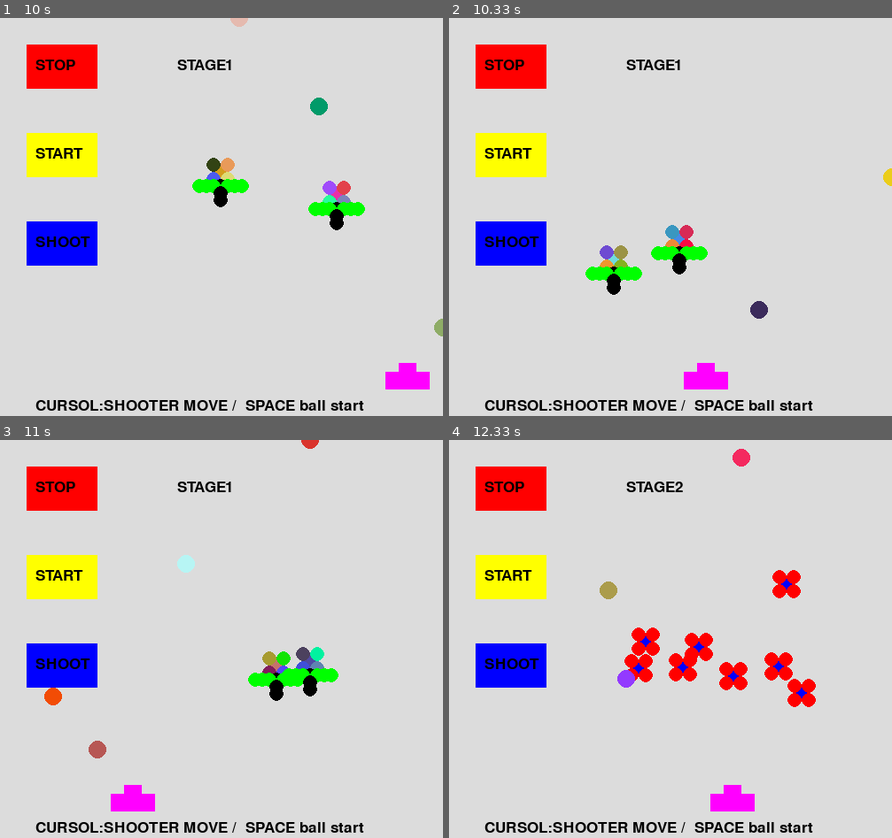
Above: before the commit, frames 1-4 (two rows, left to right).
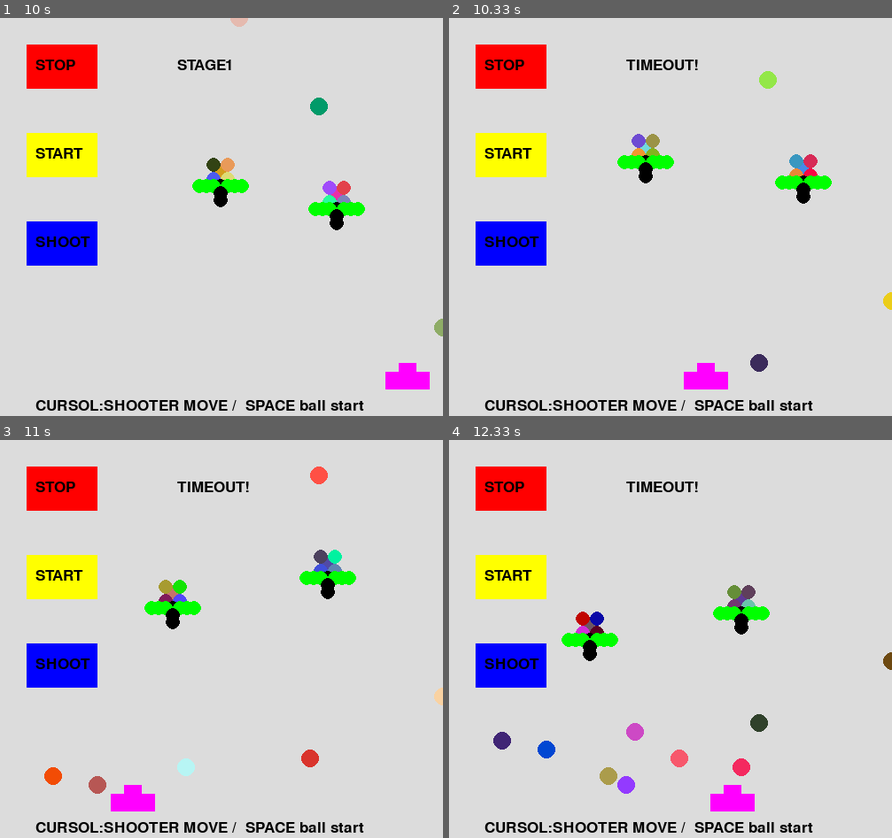
Above: after the commit, the same moments.

Repository: snc29654/pygame
Game: pygame game, started from invador_scenario.py
Two runs of this game, one before a commit and one after it. Both use one fixed random seed, a clock stepped at 60 frames per second and the inputs below.
Inputs:
- Up to frame 1 (10 s): hold Left 0.33-0.87 s; hold Left 0.9-1.3 s; tap Space at 0.97, 1.27, 1.4, 1.7, 2.07, 2.37, 2.57, 2.87, 3.07, 3.37, 3.57, 3.87, 4.13, 4.43, 4.57, 4.87, 5.23, 5.53, 5.73, 6.03, 6.23, 6.53, 6.73, 7.03, 7.3, 7.6, 7.73, 8.03, 8.4, 8.7, 8.9, 9.2, 9.4, 9.7, 9.9 s; hold Right 1.33-1.97 s; hold Left 2-2.47 s; hold Right 2.5-2.97 s; hold Right 3-3.47 s; hold Left 3.5-4.03 s; hold Left 4.07-4.47 s; hold Right 4.5-5.13 s; hold Left 5.17-5.63 s; hold Right 5.67-6.13 s; hold Right 6.17-6.63 s; hold Left 6.67-7.2 s; hold Left 7.23-7.63 s; hold Right 7.67-8.3 s; hold Left 8.33-8.8 s; hold Right 8.83-9.3 s; hold Right 9.33-9.8 s; hold Left from 9.83 s (still down)
- Up to frame 2 (10.33 s): keep holding Left; tap Space at 10.2 s
- Up to frame 3 (11 s): release Left at 10.37 s; hold Left 10.4-10.8 s; tap Space at 10.47, 10.77, 10.9 s; hold Right from 10.83 s (still down)
- Up to frame 4 (12.33 s): tap Space at 11.2, 11.57, 11.87, 12.07 s; release Right at 11.47 s; hold Left 11.5-11.97 s; hold Right from 12 s (still down)

Frame 1 is identical in both runs. In frame 2, 4.0% of the frame differs, in the area x 30-100%, y 10-89%; in frame 3, 4.6%; in frame 4, 6.3%, in the area x 10-100%, y 2-89%.

Commit message:
10秒タイムアウト

Diff:
--- a/invador_scenario.py
+++ b/invador_scenario.py
@@ -2,6 +2,7 @@
 import sys
 import pygame
 import random
+import time
 
 
 WIDTH  = 640        # 幅
@@ -43,7 +44,7 @@
         self.xkstate=[0,1,2,3,4,5,6,7,8,9]
         self.ykstate=[0,1,2,3,4,5,6,7,8,9]
         self.scenario_state=0
-
+        self.timeout=0
         for i in range(BALL_COUNT):
             self.bxt[i]=300
             self.byt[i]=400
@@ -157,9 +158,15 @@
         text3 = font.render("SHOOT", True, (0,0,0))
         text4 = font.render("CURSOL:SHOOTER MOVE /  SPACE ball start   ", True, (0,0,0))
         texthit = font.render("  ", True, (0,0,0))
+        start = time.time()
 
         going = True
         while going:
+
+            t = time.time() - start
+            if(t>10):
+                self.timeout=1
+
             pressed = pygame.key.get_pressed()
             if pressed[pygame.K_LEFT]:
                 #大砲移動　左
@@ -265,7 +272,9 @@
             self.main_surface.blit(text2, (40,145))
             self.main_surface.blit(text3, (40,245))
             self.main_surface.blit(text4, (40,430))
-
+            if(self.timeout==1):
+                texthit = font.render("TIMEOUT!", True, (0,0,0))
+                self.stop=1
             if(self.khit==1):
                 texthit = font.render("game over count="+str(self.hit_count), True, (0,0,0))
             else:
